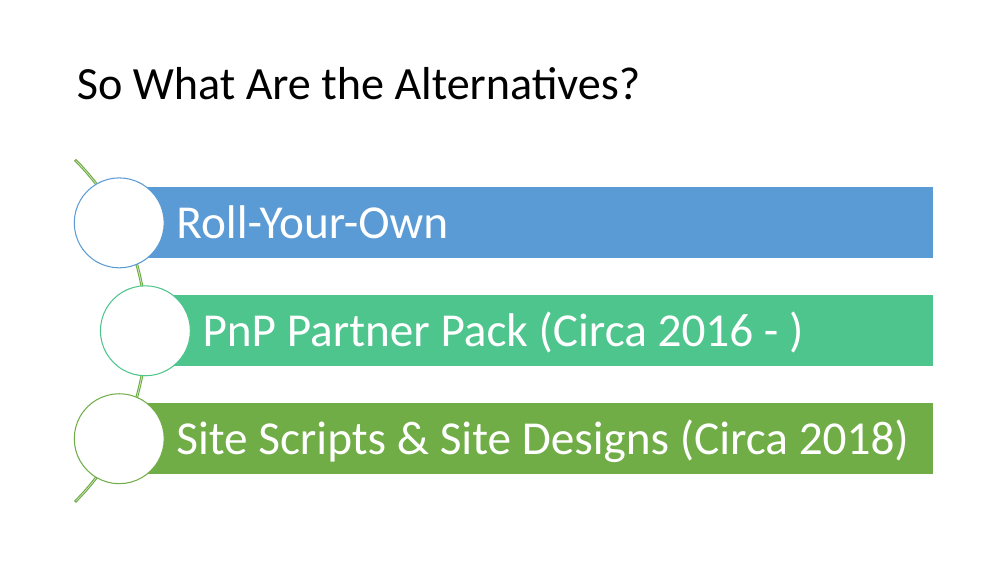
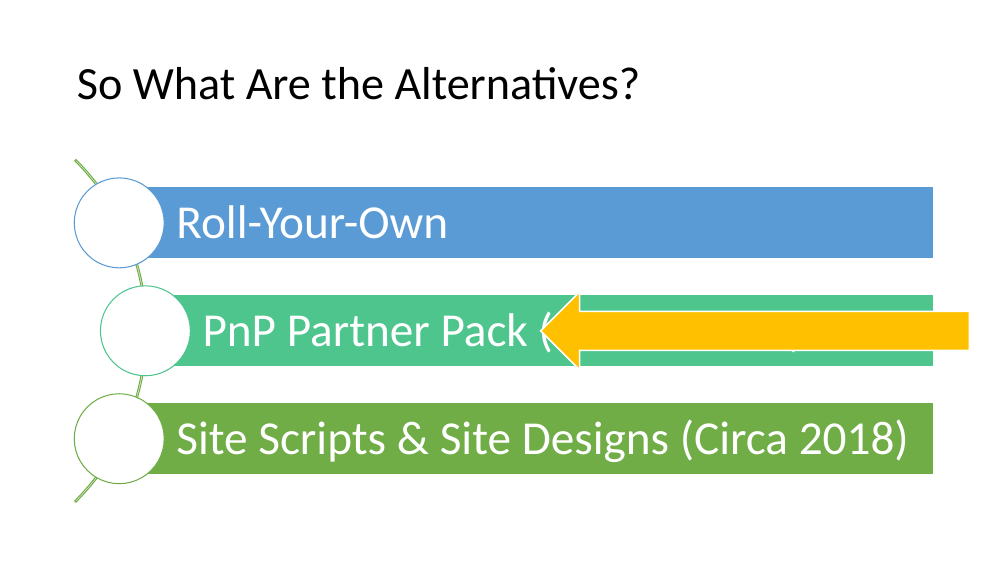
Before and after one commit to HiltonGiesenow/MSCommunityDay, a slide deck: slide 8 of 2018/Site Creation/Slides/Improved Site Creation, Governance & Self Service.pptx. Drawn at 1008x567 pixels with LibreOffice and Linux fonts; fonts in the diff are those of the drawing. Boxes give left, top, right and bottom in pixels: in the first picture for what was removed or moved away, otherwise in the second. Text is boxed around its words. In the diff, an @@ line names an element or a change of style, - is before the commit and + after.

```diff
--- a/2018/Site Creation/Slides/Improved Site Creation, Governance & Self Service.pptx
+++ b/2018/Site Creation/Slides/Improved Site Creation, Governance & Self Service.pptx
@@ right arrow added at [541,292,969,370], fill #FFC000, outline #FFFFFF 1.5 pt @@
```
Also in this commit, not shown: 13 other slides changed, 7 slides added, 2 slides removed, 2 other files.
